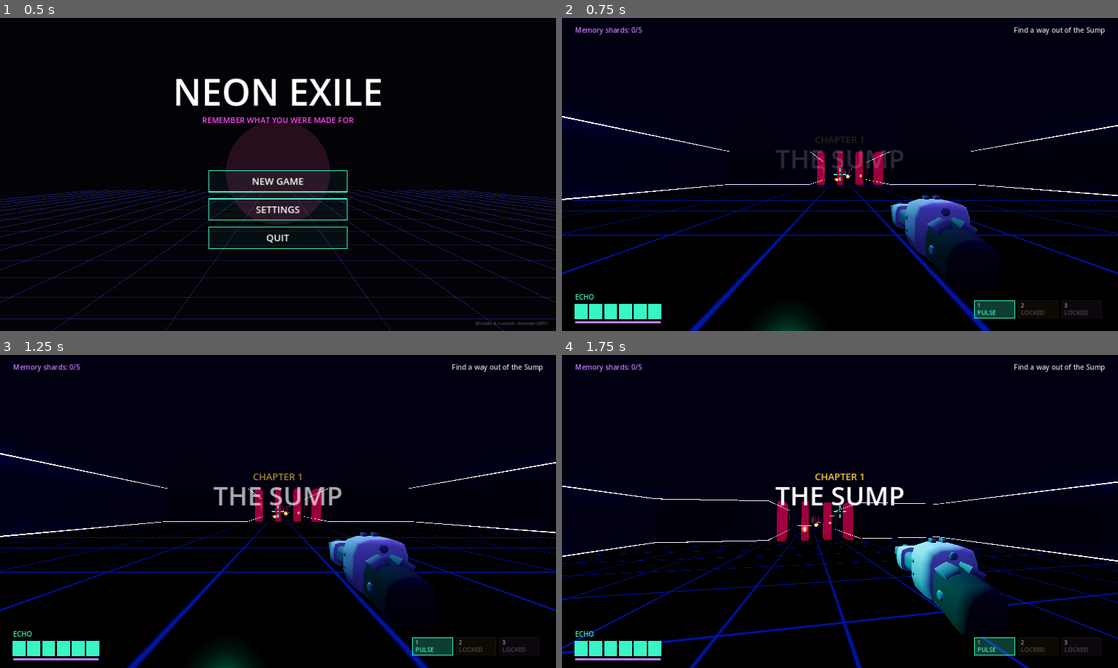
Above: before the commit, frames 1-4 (two rows, left to right).
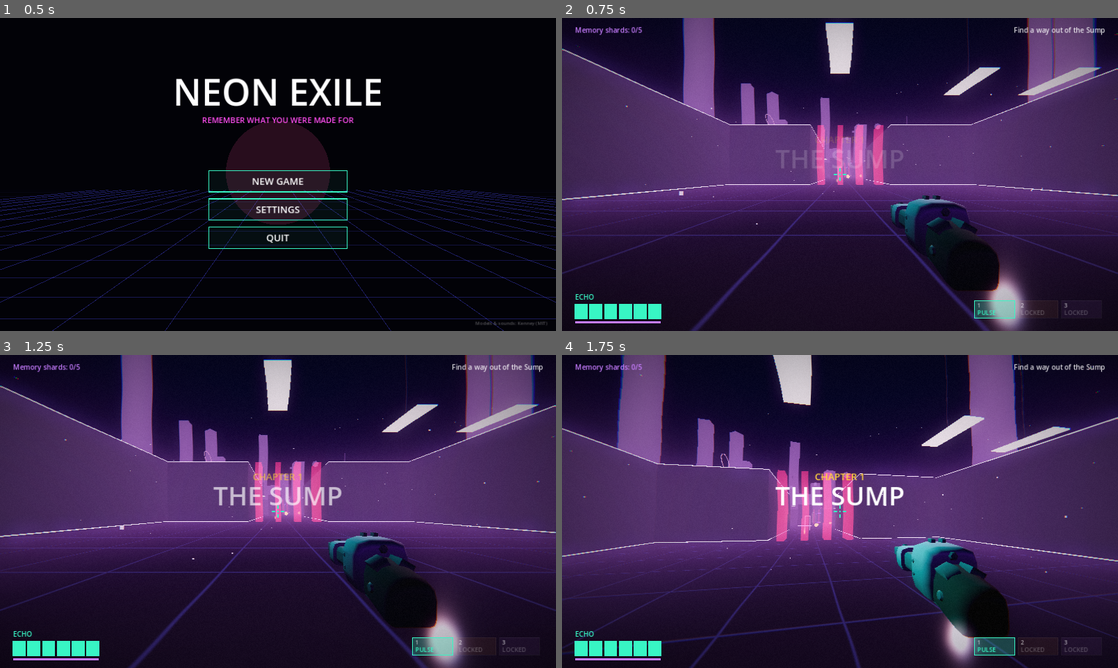
Above: after the commit, the same moments.

Repository: maximilianmischkin436-lgtm/Store
Game: Godot game, scene res://menu.tscn
Two runs of this game, one before a commit and one after it. Both use one fixed random seed, a clock stepped at 60 frames per second and the inputs below. Sound files missing from this copy of the repository are replaced by a short silence.
Inputs (mouse positions are in pixels of both pictures, inside the frame that each line leads up to):
- Up to frame 1 (0.5 s): no input
- Up to frame 2 (0.75 s): click "NEW GAME" at 0.5 s
- Up to frame 3 (1.25 s): no input
- Up to frame 4 (1.75 s): tap Enter at 1.25 s; move the mouse to (867, 511) at 1.27 s; hold W (up) from 1.28 s (still down); tap Q (ability) at 1.35 s; click (867, 511) at 1.42 s; tap Space (jump) at 1.52 s

Frame 1 is identical in both runs. In frame 2, 86% of the frame differs, in the area x 0-100%, y 0-100%; in frame 3, 85%; in frame 4, 84%.

Commit message:
Neon Exile: dreamlike liminal world (sky, fog, monoliths, floating objects, memory text, dream filter, ambient music)
Co-Authored-By: Claude Opus 5.5 <noreply@anthropic.com>
Claude-Session: https://claude.ai/code/session_01E5rt3pWNQ4N5fdCaZqhZuK

Diff:
--- /dev/null
+++ b/neon-exile/scripts3d/dream.gdshader
@@ -0,0 +1,23 @@
+shader_type canvas_item;
+// Traum-Filter: weiche Vignette, leichte Farbverschiebung an den Raendern, Koernung, sanftes Wabern
+uniform sampler2D screen : hint_screen_texture, filter_linear;
+uniform float strength = 1.0;
+uniform float glitch = 0.0;
+
+float rand(vec2 c) { return fract(sin(dot(c, vec2(12.9898, 78.233))) * 43758.5453); }
+
+void fragment() {
+	vec2 uv = SCREEN_UV;
+	uv.x += sin(uv.y * 30.0 + TIME * 1.3) * 0.0008 * strength + glitch * (rand(vec2(floor(uv.y * 40.0), TIME)) - 0.5) * 0.03;
+	vec2 c = uv - 0.5;
+	float r = dot(c, c);
+	float ca = 0.004 * strength * r * 4.0 + glitch * 0.01;
+	vec3 col;
+	col.r = texture(screen, uv + c * ca).r;
+	col.g = texture(screen, uv).g;
+	col.b = texture(screen, uv - c * ca).b;
+	col += (rand(uv * TIME) - 0.5) * 0.035 * strength;
+	col *= 1.0 - r * 1.1 * strength;
+	col = mix(col, col * vec3(1.03, 0.97, 1.06), 0.5);
+	COLOR = vec4(col, 1.0);
+}
--- a/neon-exile/scripts3d/floor.gdshader
+++ b/neon-exile/scripts3d/floor.gdshader
@@ -1,6 +1,7 @@
 shader_type spatial;
-// Dunkler Boden mit leuchtendem Raster in Weltkoordinaten
-uniform vec3 line_col : source_color = vec3(0.3, 0.3, 1.0);
+// Traumhafter, nasser Boden: leichtes Raster, langsame Lichtwellen, die von der Mitte ausgehen
+uniform vec3 line_col : source_color = vec3(0.45, 0.4, 1.0);
+uniform vec3 wave_col : source_color = vec3(1.0, 0.45, 0.8);
 varying vec3 wp;
 
 void vertex() {
@@ -9,9 +10,12 @@
 
 void fragment() {
 	vec2 f = abs(fract(wp.xz / 3.0) - 0.5);
-	float l = smoothstep(0.47, 0.495, max(f.x, f.y));
-	ALBEDO = vec3(0.02, 0.02, 0.045);
-	ROUGHNESS = 0.25;
-	METALLIC = 0.6;
-	EMISSION = line_col * l * 0.5;
+	float l = smoothstep(0.475, 0.498, max(f.x, f.y));
+	float d = length(wp.xz - vec2(140.0, 45.0));
+	float wave = pow(0.5 + 0.5 * sin(d * 0.12 - TIME * 0.8), 12.0);
+	ALBEDO = vec3(0.03, 0.025, 0.06);
+	ROUGHNESS = 0.08;
+	METALLIC = 0.85;
+	SPECULAR = 0.9;
+	EMISSION = line_col * l * 0.35 + wave_col * wave * 0.08;
 }
--- a/neon-exile/scripts3d/level3d.gd
+++ b/neon-exile/scripts3d/level3d.gd
@@ -2,7 +2,7 @@
 # Baut Kapitel 1 in 3D aus derselben Textkarte wie die 2D-Version.
 
 const T := 3.0          # Kantenlaenge einer Kachel in Metern
-const WALL_H := 5.0
+const WALL_H := 9.0
 var grid: Array = []
 var w := 0
 var h := 0
@@ -113,13 +113,14 @@
 					var m := door_mat if grid[y][x] == "D" else gate_mat
 					door_nodes[Vector2i(x, y)] = _box(cell_center(Vector2i(x, y)) + Vector3(0, WALL_H / 2.0, 0), Vector3(T, WALL_H, T * 0.3), m, true)
 				x += 1
+	_decorate()
 	# Farbiges Licht pro Raum fuer Stimmung
 	for l in [[Vector3(8, 4, 14), "#38f5c4"], [Vector3(33, 4, 14), "#ff9f3d"], [Vector3(54, 4, 14), "#ff4d6d"], [Vector3(83, 5, 14), "#ff2d55"]]:
 		var o := OmniLight3D.new()
 		o.position = Vector3(l[0].x * T, l[0].y, l[0].z * T)
 		o.light_color = Color(l[1])
-		o.light_energy = 3.0
-		o.omni_range = 40.0
+		o.light_energy = 2.0
+		o.omni_range = 45.0
 		add_child(o)
 
 func open_doors(kind: String, max_x: float = INF) -> bool:
@@ -138,3 +139,155 @@
 		if grid[c.y][c.x] == kind:
 			out.append(c)
 	return out
+
+# ---------------- Traumhafte, liminale Deko ----------------
+var rng := RandomNumberGenerator.new()
+var floaters: Array = []
+var memories: Array = []
+const MEMORY_TEXT := ["DO YOU REMEMBER?", "you were here before", "SHE CALLED YOU ECHO", "10 YEARS AGO", "wake up", "THE CITY FORGOT", "it was raining", "don't be afraid", "MIRA", "who turned off the sun?"]
+
+func _emit_mat(col: Color, energy: float, alpha: float = 1.0) -> StandardMaterial3D:
+	var m := StandardMaterial3D.new()
+	m.albedo_color = Color(col, alpha)
+	m.emission_enabled = true
+	m.emission = col
+	m.emission_energy_multiplier = energy
+	if alpha < 1.0:
+		m.transparency = BaseMaterial3D.TRANSPARENCY_ALPHA
+	m.shading_mode = BaseMaterial3D.SHADING_MODE_UNSHADED
+	return m
+
+func _floor_cells() -> Array:
+	var out: Array = []
+	for y in h:
+		for x in w:
+			if grid[y][x] == ".":
+				out.append(Vector2i(x, y))
+	return out
+
+func _frame(pos: Vector3, size: Vector2, col: Color, rot: float) -> void:
+	# leuchtender Tuerrahmen, der ins Nichts fuehrt
+	var root := Node3D.new()
+	root.position = pos
+	root.rotation.y = rot
+	add_child(root)
+	var m := _emit_mat(col, 2.0)
+	for part in [[Vector3(-size.x / 2, size.y / 2, 0), Vector3(0.12, size.y, 0.12)], [Vector3(size.x / 2, size.y / 2, 0), Vector3(0.12, size.y, 0.12)], [Vector3(0, size.y, 0), Vector3(size.x + 0.12, 0.12, 0.12)]]:
+		var mi := MeshInstance3D.new()
+		var bm := BoxMesh.new()
+		bm.size = part[1]
+		mi.mesh = bm
+		mi.material_override = m
+		mi.position = part[0]
+		root.add_child(mi)
+	# schwacher Schimmer im Rahmen
+	var q := MeshInstance3D.new()
+	var qm := QuadMesh.new()
+	qm.size = size
+	q.mesh = qm
+	q.material_override = _emit_mat(col, 0.6, 0.12)
+	q.position = Vector3(0, size.y / 2, 0)
+	root.add_child(q)
+
+func _decorate() -> void:
+	rng.seed = 7
+	var cells := _floor_cells()
+	# 1) riesige Monolithen weit draussen im Nebel
+	for i in 26:
+		var a := rng.randf() * TAU
+		var r := rng.randf_range(160.0, 320.0)
+		var center := Vector3(w * T / 2.0, 0, h * T / 2.0)
+		var hgt := rng.randf_range(60.0, 220.0)
+		var wd := rng.randf_range(10.0, 30.0)
+		var mi := MeshInstance3D.new()
+		var bm := BoxMesh.new()
+		bm.size = Vector3(wd, hgt, wd)
+		mi.mesh = bm
+		mi.material_override = wall_mat
+		mi.position = center + Vector3(cos(a) * r, hgt / 2.0 - 5.0, sin(a) * r)
+		mi.rotation.y = rng.randf() * TAU
+		add_child(mi)
+		# Fensterlichter in den Tuermen
+		for k in rng.randi_range(2, 6):
+			var lm := MeshInstance3D.new()
+			var lb := BoxMesh.new()
+			lb.size = Vector3(wd + 0.2, 0.6, 1.5)
+			lm.mesh = lb
+			lm.material_override = _emit_mat([Color("#ff8fd0"), Color("#8fe9ff"), Color("#ffe08f")][rng.randi() % 3], 2.5)
+			lm.position = Vector3(0, rng.randf_range(-hgt / 2.0 + 8.0, hgt / 2.0 - 4.0), rng.randf_range(-wd / 3.0, wd / 3.0))
+			mi.add_child(lm)
+	# 2) schwebende Wuerfel und Ringe ueber den Raeumen
+	for i in 40:
+		var c: Vector2i = cells[rng.randi() % cells.size()]
+		var n := MeshInstance3D.new()
+		if rng.randf() < 0.6:
+			var bm2 := BoxMesh.new()
+			var s := rng.randf_range(0.6, 2.5)
+			bm2.size = Vector3(s, s, s)
+			n.mesh = bm2
+			n.material_override = wall_mat if rng.randf() < 0.5 else _emit_mat(Color("#c9a8ff"), 0.8, 0.5)
+		else:
+			var tm := TorusMesh.new()
+			tm.inner_radius = rng.randf_range(1.5, 3.0)
+			tm.outer_radius = tm.inner_radius + 0.15
+			n.mesh = tm
+			n.material_override = _emit_mat(Color("#ff9bd6"), 1.5)
+		n.position = cell_center(c) + Vector3(0, rng.randf_range(10.0, 22.0), 0)
+		n.rotation = Vector3(rng.randf() * TAU, rng.randf() * TAU, 0)
+		add_child(n)
+		floaters.append({"n": n, "base": n.position.y, "spd": rng.randf_range(0.2, 0.6), "ph": rng.randf() * TAU})
+	# 3) haengende Lichtpaneele, die weiches Licht nach unten werfen
+	for i in 22:
+		var c: Vector2i = cells[rng.randi() % cells.size()]
+		var p := MeshInstance3D.new()
+		var pm := BoxMesh.new()
+		pm.size = Vector3(3.5, 0.08, 1.2)
+		p.mesh = pm
+		p.material_override = _emit_mat(Color("#fff3e0"), 3.0)
+		p.position = cell_center(c) + Vector3(0, 8.0, 0)
+		add_child(p)
+		var cable := MeshInstance3D.new()
+		var cm := BoxMesh.new()
+		cm.size = Vector3(0.03, 12.0, 0.03)
+		cable.mesh = cm
+		cable.material_override = wall_mat
+		cable.position = Vector3(0, 6.0, 0)
+		p.add_child(cable)
+		if i % 3 == 0:
+			var sl := SpotLight3D.new()
+			sl.light_color = Color("#ffe6d0")
+			sl.light_energy = 3.0
+			sl.spot_range = 14.0
+			sl.spot_angle = 40.0
+			sl.rotation.x = -PI / 2.0
+			p.add_child(sl)
+	# 4) Tuerrahmen ins Nichts
+	for i in 9:
+		var c: Vector2i = cells[rng.randi() % cells.size()]
+		_frame(cell_center(c), Vector2(2.2, 3.6), [Color("#8fe9ff"), Color("#ff8fd0"), Color("#ffffff")][i % 3], rng.randf() * TAU)
+	# 5) Erinnerungsfetzen: schwebender Text im Nebel
+	for i in MEMORY_TEXT.size():
+		var c: Vector2i = cells[rng.randi() % cells.size()]
+		var lab := Label3D.new()
+		lab.text = MEMORY_TEXT[i]
+		lab.font_size = 96
+		lab.pixel_size = 0.01
+		lab.modulate = Color(1, 0.85, 0.95, 0.0)
+		lab.outline_size = 0
+		lab.billboard = BaseMaterial3D.BILLBOARD_ENABLED
+		lab.no_depth_test = false
+		lab.position = cell_center(c) + Vector3(0, rng.randf_range(3.0, 6.0), 0)
+		add_child(lab)
+		memories.append(lab)
+
+func dream_update(delta: float, player_pos: Vector3, t: float) -> void:
+	for f in floaters:
+		var n: Node3D = f.n
+		n.position.y = f.base + sin(t * f.spd + f.ph) * 1.2
+		n.rotate_y(delta * f.spd * 0.3)
+		n.rotate_x(delta * f.spd * 0.2)
+	# Erinnerungstext erscheint nur, wenn man in mittlerer Entfernung ist, und verblasst nah dran
+	for lab in memories:
+		var d: float = lab.global_position.distance_to(player_pos)
+		var a := clampf((d - 6.0) / 6.0, 0.0, 1.0) * clampf((30.0 - d) / 10.0, 0.0, 1.0)
+		lab.modulate.a = lerpf(lab.modulate.a, a * 0.55, minf(1.0, delta * 2.0))
--- a/neon-exile/scripts3d/main3d.gd
+++ b/neon-exile/scripts3d/main3d.gd
@@ -61,6 +61,7 @@
 	player.position = checkpoint + Vector3(0, 0.1, 0)
 	player.yaw = -PI / 2.0      # Blick nach Osten
 	add_child(player)
+	_dust()
 	var ui := CanvasLayer.new()
 	add_child(ui)
 	hud = Hud.new()
@@ -71,7 +72,7 @@
 	title_t = 6.0
 	objective = "Find a way out of the Sump"
 	Input.mouse_mode = Input.MOUSE_MODE_CAPTURED
-	Game.play_music("explore")
+	Game.play_music("dream")
 	if Game.continue_game:
 		_apply_progress(Game.progress)
 
@@ -124,29 +125,89 @@
 	m.button_index = MOUSE_BUTTON_LEFT
 	InputMap.action_add_event("shoot", m)
 
+var dream_rect: ColorRect
+var dream_mat: ShaderMaterial
+var glitch_t := 0.0
+var dream_time := 0.0
+
 func _setup_world() -> void:
+	# Traumhimmel: violett oben, rosa Dunst am Horizont
+	var sky_mat := ProceduralSkyMaterial.new()
+	sky_mat.sky_top_color = Color(0.07, 0.04, 0.16)
+	sky_mat.sky_horizon_color = Color(0.55, 0.32, 0.55)
+	sky_mat.ground_horizon_color = Color(0.4, 0.25, 0.45)
+	sky_mat.ground_bottom_color = Color(0.03, 0.02, 0.06)
+	sky_mat.sun_angle_max = 0.0
+	var sky := Sky.new()
+	sky.sky_material = sky_mat
 	var env := Environment.new()
-	env.background_mode = Environment.BG_COLOR
-	env.background_color = Color(0.01, 0.008, 0.03)
-	env.ambient_light_source = Environment.AMBIENT_SOURCE_COLOR
-	env.ambient_light_color = Color(0.35, 0.3, 0.55)
-	env.ambient_light_energy = 0.9
+	env.background_mode = Environment.BG_SKY
+	env.sky = sky
+	env.ambient_light_source = Environment.AMBIENT_SOURCE_SKY
+	env.ambient_light_energy = 0.7
 	env.tonemap_mode = Environment.TONE_MAPPER_ACES
+	env.tonemap_exposure = 1.05
 	env.glow_enabled = true
-	env.glow_intensity = 0.8
-	env.glow_bloom = 0.15
-	env.glow_hdr_threshold = 1.0
+	env.glow_intensity = 0.9
+	env.glow_bloom = 0.25
+	env.glow_hdr_threshold = 0.9
 	env.fog_enabled = true
-	env.fog_light_color = Color(0.06, 0.03, 0.14)
-	env.fog_density = 0.012
+	env.fog_light_color = Color(0.42, 0.28, 0.5)
+	env.fog_density = 0.018
+	env.fog_sky_affect = 0.6
+	env.fog_height = 2.0
+	env.fog_height_density = 0.05
+	env.adjustment_enabled = true
+	env.adjustment_saturation = 0.9
+	env.adjustment_contrast = 0.95
 	var we := WorldEnvironment.new()
 	we.environment = env
 	add_child(we)
 	var sun := DirectionalLight3D.new()
-	sun.light_color = Color(0.55, 0.45, 1.0)
-	sun.light_energy = 0.35
-	sun.rotation = Vector3(-1.0, 0.6, 0)
+	sun.light_color = Color(1.0, 0.75, 0.9)
+	sun.light_energy = 0.3
+	sun.rotation = Vector3(-0.5, 0.8, 0)
 	add_child(sun)
+	# Traum-Filter ueber dem ganzen Bild
+	var post := CanvasLayer.new()
+	post.layer = 0
+	add_child(post)
+	dream_rect = ColorRect.new()
+	dream_rect.set_anchors_preset(Control.PRESET_FULL_RECT)
+	dream_rect.mouse_filter = Control.MOUSE_FILTER_IGNORE
+	dream_mat = ShaderMaterial.new()
+	dream_mat.shader = load("res://scripts3d/dream.gdshader")
+	dream_rect.material = dream_mat
+	post.add_child(dream_rect)
+
+func _dust() -> void:
+	# langsam schwebende Lichtpartikel rund um den Spieler
+	var p := CPUParticles3D.new()
+	var qm := QuadMesh.new()
+	qm.size = Vector2(0.05, 0.05)
+	var m := StandardMaterial3D.new()
+	m.shading_mode = BaseMaterial3D.SHADING_MODE_UNSHADED
+	m.billboard_mode = BaseMaterial3D.BILLBOARD_ENABLED
+	m.transparency = BaseMaterial3D.TRANSPARENCY_ALPHA
+	m.albedo_color = Color(1, 0.9, 1, 0.7)
+	m.emission_enabled = true
+	m.emission = Color(1, 0.85, 1)
+	m.emission_energy_multiplier = 2.0
+	qm.material = m
+	p.mesh = qm
+	p.amount = 160
+	p.lifetime = 9.0
+	p.preprocess = 9.0
+	p.emission_shape = CPUParticles3D.EMISSION_SHAPE_BOX
+	p.emission_box_extents = Vector3(16, 6, 16)
+	p.direction = Vector3(0, 1, 0)
+	p.spread = 180.0
+	p.initial_velocity_min = 0.05
+	p.initial_velocity_max = 0.3
+	p.gravity = Vector3(0, 0.03, 0)
+	p.local_coords = false
+	p.position = Vector3(0, 3, 0)
+	player.add_child(p)
 
 func can_control() -> bool:
 	return state == "play"
@@ -349,6 +410,13 @@
 		seen["intro"] = true
 		say("intro", func(): radio("controls"))
 	_update_radio(delta)
+	dream_time += delta
+	level.dream_update(delta, player.global_position, dream_time)
+	# seltene kurze Traum-Stoerung (Glitch), staerker bei Erinnerungen
+	glitch_t = maxf(0.0, glitch_t - delta)
+	if randf() < delta * 0.03:
+		glitch_t = 0.25
+	dream_mat.set_shader_parameter("glitch", glitch_t * 2.0)
 	if state == "dead" and Input.is_action_just_pressed("interact"):
 		_respawn()
 	if state == "play":
@@ -437,6 +505,7 @@
 		shards += 1
 		checkpoint = player.global_position
 		player.hp = player.max_hp
+		glitch_t = 1.2
 		Game.reach_stage(2)
 		say("shard", func():
 			player.unlocked[2] = true
@@ -483,7 +552,7 @@
 	clear_projectiles()
 	for e in get_tree().get_nodes_in_group("enemies"):
 		e.queue_free()
-	Game.play_music("explore")
+	Game.play_music("dream")
 	Game.sfx("enemy_die", 0.5, 1.0)
 	if Game.best_time <= 0.0 or play_time < Game.best_time:
 		Game.best_time = play_time
--- a/neon-exile/scripts3d/menu.gd
+++ b/neon-exile/scripts3d/menu.gd
@@ -9,7 +9,7 @@
 func _ready() -> void:
 	set_anchors_preset(Control.PRESET_FULL_RECT)
 	Input.mouse_mode = Input.MOUSE_MODE_VISIBLE
-	Game.play_music("explore")
+	Game.play_music("dream")
 	main_box = _box()
 	if Game.progress > 0 and Game.progress < 3:
 		_button(main_box, "CONTINUE", func(): _start(true))
--- /dev/null
+++ b/neon-exile/tests/shots_world.gd
@@ -0,0 +1,28 @@
+extends Node
+# Screenshots der Traumwelt an mehreren Orten (Entwicklung)
+var t := 0.0
+var i := 0
+var g
+const SPOTS := [[4, 14, -1.2, 0.15], [25, 6, -2.2, 0.25], [33, 22, -0.4, 0.05], [47, 14, -1.57, 0.3], [62, 24, 2.4, 0.2], [72, 14, -1.57, 0.05]]
+func _ready() -> void:
+	DirAccess.make_dir_recursive_absolute("user://shots3d")
+	g = load("res://game3d.tscn").instantiate()
+	add_child(g)
+func _process(d: float) -> void:
+	t += d
+	if g.dialog.active: g.dialog.skip()
+	g.player.inv = 99
+	if g.title_t > 0: g.title_t = 0
+	g.radio_line = []
+	g.radio_queue = []
+	for e in get_tree().get_nodes_in_group("enemies"): e.set_physics_process(false)
+	if i < SPOTS.size():
+		var s = SPOTS[i]
+		g.player.global_position = Vector3(s[0] * 3 + 1.5, 0.2, s[1] * 3 + 1.5)
+		g.player.yaw = s[2]; g.player.pitch = s[3]
+		if t > 1.5:
+			await RenderingServer.frame_post_draw
+			get_viewport().get_texture().get_image().save_png("user://shots3d/w%d.png" % i)
+			i += 1; t = 0
+	else:
+		get_tree().quit()
--- /dev/null
+++ b/neon-exile/tests/shots_world.tscn
@@ -0,0 +1,6 @@
+[gd_scene load_steps=2 format=3]
+
+[ext_resource type="Script" path="res://tests/shots_world.gd" id="1"]
+
+[node name="ShotsWorld" type="Node"]
+script = ExtResource("1")
Binary file changed: neon-exile/docs/shots3d/06_boss_scatter.png
Binary file added: neon-exile/docs/shots3d/w0.png
Binary file added: neon-exile/docs/shots3d/w1.png
Binary file added: neon-exile/docs/shots3d/w2.png
Binary file added: neon-exile/docs/shots3d/w3.png
Binary file added: neon-exile/docs/shots3d/w4.png
Binary file added: neon-exile/docs/shots3d/w5.png
Not shown, changed: dist/neon-exile.zip
Not shown, added: neon-exile/assets/music/dream.wav
Not shown, changed: neon-exile/tools/gen_music.py
